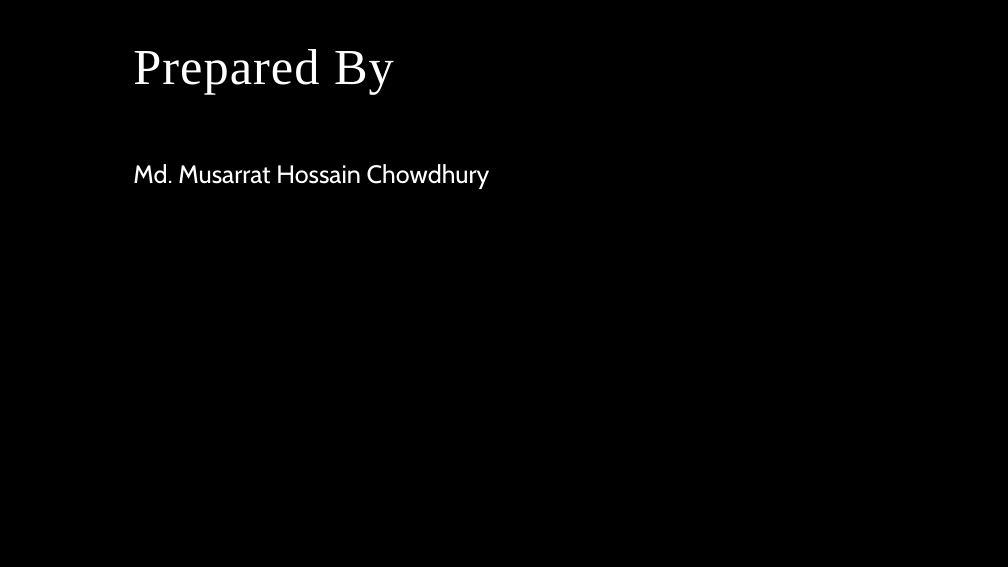
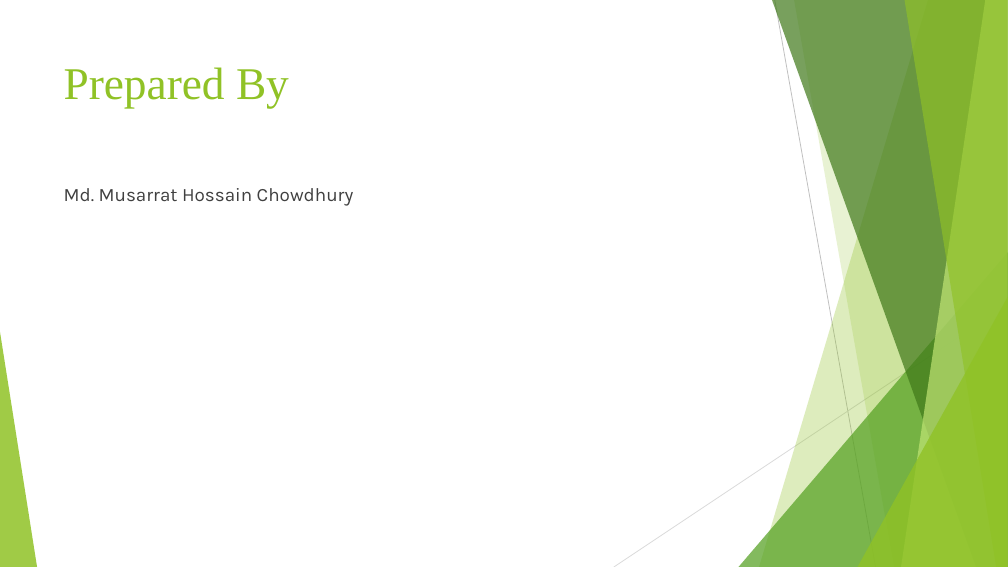
Before and after one commit to musarratChowdhury/ASPNETWEBRTC_PROJECT, a slide deck: slide 2 of Presentation/About WebRTC.pptx. Drawn at 1008x567 pixels with LibreOffice and Linux fonts; fonts in the diff are those of the drawing; background and template pictures are left out. Boxes give left, top, right and bottom in pixels: in the first picture for what was removed or moved away, otherwise in the second. Text is boxed around its words. In the diff, an @@ line names an element or a change of style, - is before the commit and + after.

```diff
--- a/Presentation/About WebRTC.pptx
+++ b/Presentation/About WebRTC.pptx
@@ background picture (left out) to #FFFFFF @@
@@ title "Prepared By": place and size @@
-title "Prepared By" at bbox=[133, 49, 394, 95]
+title "Prepared By" at bbox=[64, 67, 289, 108]
@@ title "Prepared By" at bbox=[64, 67, 289, 108]: size 48 to 43.2 pt, text colour #FFFFFF to #90C226, letter spacing 1 to 0 pt; line spacing 0.9 to 1; vertical alignment bottom to top @@
@@ text "Md. Musarrat Hossain Chowdhury": place and size @@
-text "Md. Musarrat Hossain Chowdhury" at bbox=[133, 164, 490, 189]
+text "Md. Musarrat Hossain Chowdhury" at bbox=[64, 188, 354, 206]
@@ text "Md. Musarrat Hossain Chowdhury" at bbox=[64, 188, 354, 206]: size 24 to 18 pt, font Cabin to Karla, text colour #FFFFFF to #404040; line spacing 0.9 to 1; less space between paragraphs @@
@@ group added at bbox=[0, 0, 1008, 567]: 5 freeform shapes, 3 triangles, 2 lines @@
```
Also in this commit, not shown: 16 other slides changed, 3 slides added, 1 slide removed.
